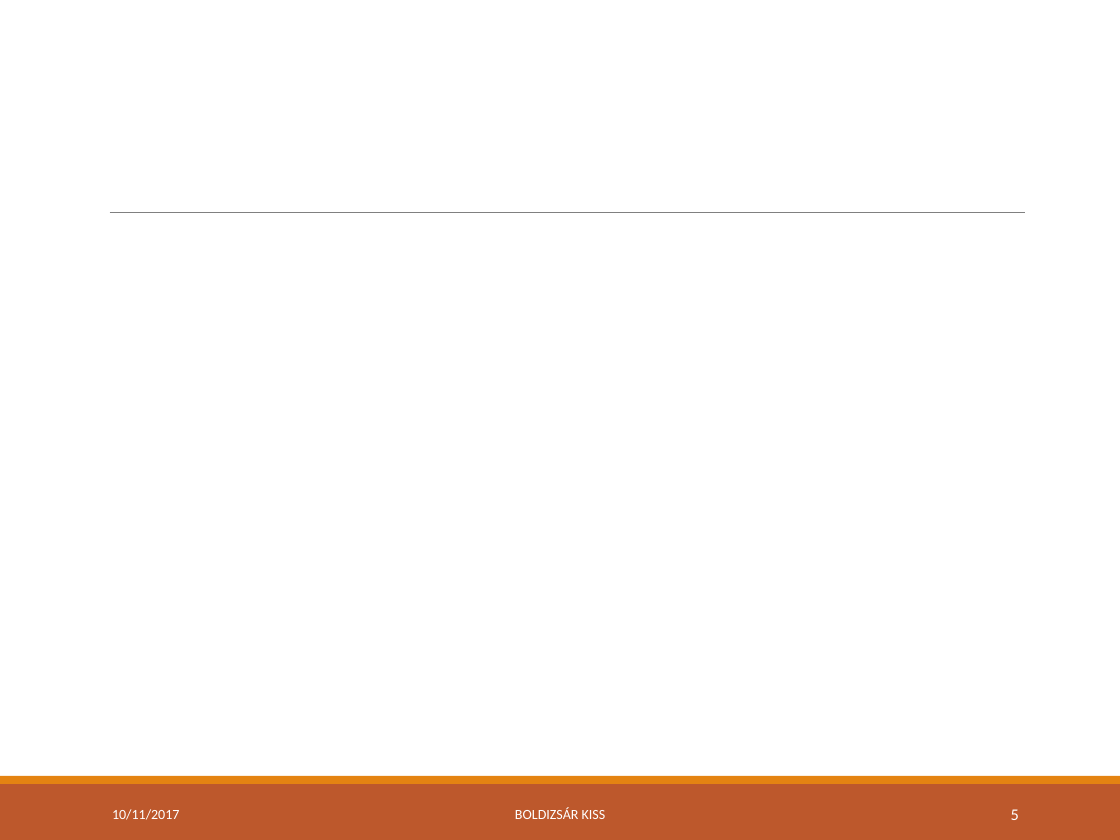
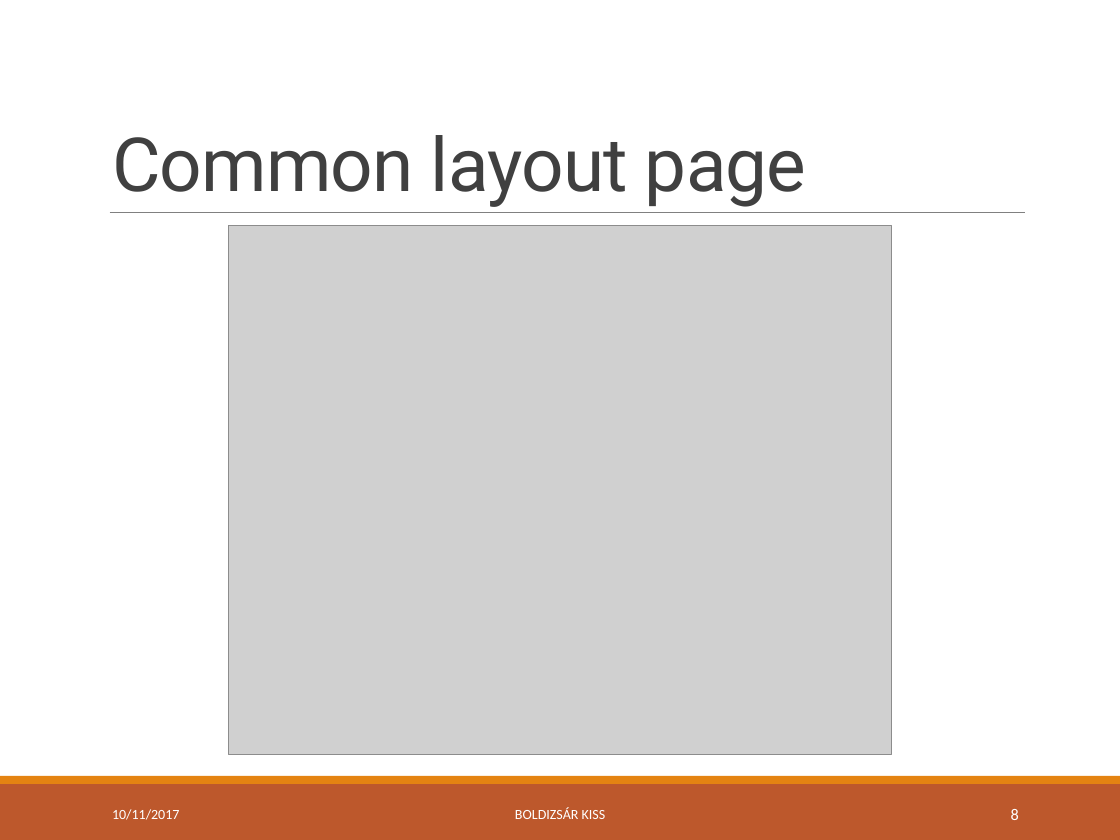
Before and after one commit to green-fox-academy/bpo106, a slide deck: slide 8 of week09/day05/demo/ppt-w09.pptx (slide 5 before the commit). Drawn at 1120x840 pixels with LibreOffice and Linux fonts; fonts in the diff are those of the drawing; grey boxes stand for pictures. Boxes give left, top, right and bottom in pixels: in the first picture for what was removed or moved away, otherwise in the second. Text is boxed around its words. In the diff, an @@ line names an element or a change of style, - is before the commit and + after.

```diff
--- a/week09/day05/demo/ppt-w09.pptx
+++ b/week09/day05/demo/ppt-w09.pptx
@@ title added at bbox=[112, 135, 807, 207], 48 pt, text #404040 @@
+Common layout page
@@ picture added at bbox=[228, 225, 892, 754] @@
@@ page number at bbox=[1011, 809, 1019, 820]: text changed @@
-5
+8
```
Also in this commit, not shown: 5 other slides changed, 4 slides added, 4 other files.
